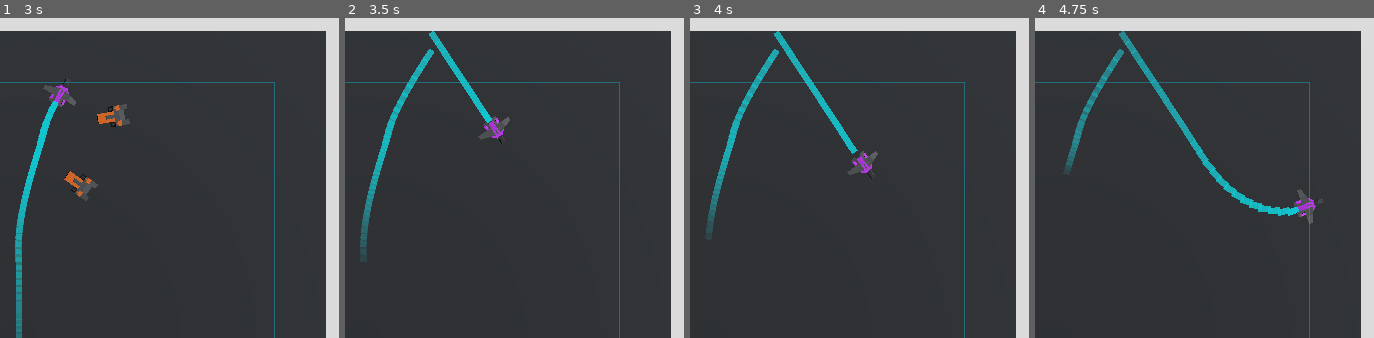
Above: before the commit, frames 1-4 (left to right).
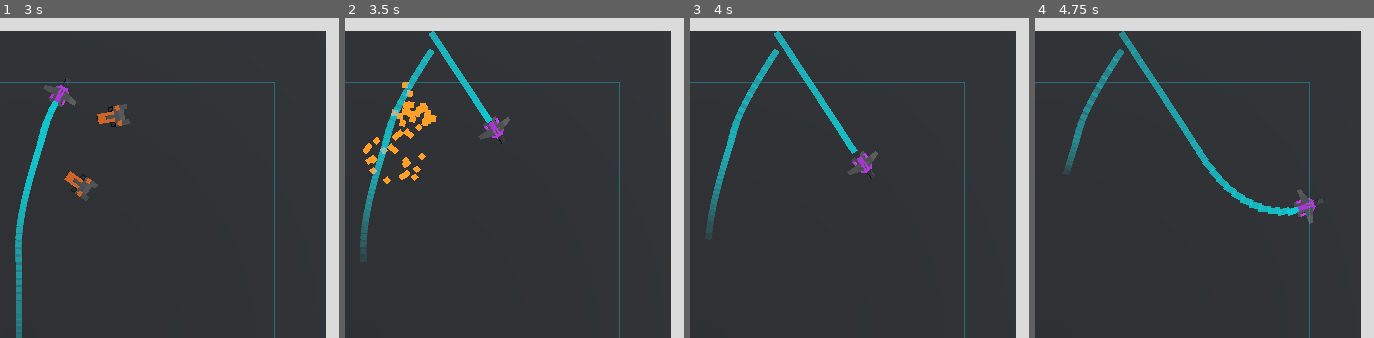
Above: after the commit, the same moments.

Repository: voithos/neoncycles
Game: Godot game, scene res://scenes/Arena.tscn
Two runs of this game, one before a commit and one after it. Both use one fixed random seed, a clock stepped at 60 frames per second and the inputs below. Sound files missing from this copy of the repository are replaced by a short silence.
Inputs:
- Up to frame 1 (3 s): tap Enter at 0.5, 2.75 s; hold Right (turn_right) 0.53-1.28 s; tap P every 0.75 s from 0.6 to 2.85 s; tap Space at 1.25 s; hold Down (slow_down) 1.28-2.03 s; hold Right (turn_right) 2.03-2.78 s; hold Up (speed_up) from 2.78 s (still down)
- Up to frame 2 (3.5 s): keep holding Up (speed_up)
- Up to frame 3 (4 s): release Up (speed_up) at 3.53 s; hold Left (turn_left) from 3.53 s (still down); tap P at 3.6 s
- Up to frame 4 (4.75 s): keep holding Left (turn_left); tap Space at 4.25 s; tap P at 4.35 s
The pictures show only the part of the screen within x 47-97%, y 0-50%; the shares and areas given below are measured in that part.

Frame 1 is identical in both runs. In frame 2, 1.2% of the frame differs, in the area x 5-28%, y 20-52%; in frame 3, less than 0.1%; in frame 4, less than 0.1%.

Commit message:
Add death explosion.

Diff:
--- a/project.godot
+++ b/project.godot
@@ -18,6 +18,7 @@
 
 Screen="*res://scripts/Screen.gd"
 MaterialStore="*res://scripts/MaterialStore.gd"
+Music="*res://scripts/Music.gd"
 
 [display]
 
--- /dev/null
+++ b/scenes/Arena.gd
@@ -0,0 +1,4 @@
+extends Spatial
+
+func _ready():
+    Music.play_battle()
--- a/scenes/Arena.tscn
+++ b/scenes/Arena.tscn
@@ -1,9 +1,10 @@
-[gd_scene load_steps=11 format=2]
+[gd_scene load_steps=12 format=2]
 
 [ext_resource path="res://scenes/Player.tscn" type="PackedScene" id=1]
 [ext_resource path="res://assets/dark.material" type="Material" id=2]
 [ext_resource path="res://scenes/Drone.tscn" type="PackedScene" id=3]
 [ext_resource path="res://scenes/EnemySpawn.tscn" type="PackedScene" id=4]
+[ext_resource path="res://scenes/Arena.gd" type="Script" id=5]
 
 [sub_resource type="BoxShape" id=1]
 extents = Vector3( 25, 1, 25 )
@@ -25,6 +26,7 @@
 ambient_light_energy = 0.0
 
 [node name="Arena" type="Spatial"]
+script = ExtResource( 5 )
 
 [node name="Floor" type="StaticBody" parent="."]
 
--- a/scenes/Craft.gd
+++ b/scenes/Craft.gd
@@ -10,8 +10,15 @@
 var direction = Vector3.FORWARD
 
 var last_trail = 0.0
+var is_dying = false
+
+func _ready():
+    if has_node("Explosion"):
+        $Explosion.emitting = false
 
 func _move_and_bounce():
+    if is_dying:
+        return
     look_at(translation + 100*direction, Vector3.UP)
 
     velocity = direction * current_speed
@@ -56,4 +63,12 @@
     t.look_at(translation, Vector3.UP)
 
 func _die():
+    if is_dying:
+        return
+    is_dying = true
+    if has_node("Explosion"):
+        $Explosion.one_shot = true
+        $Explosion.emitting = true
+        $Mesh.hide()
+        yield(get_tree().create_timer(0.5), "timeout")
     queue_free()
--- a/scenes/Drone.gd
+++ b/scenes/Drone.gd
@@ -38,6 +38,5 @@
 func _on_Hitbox_body_entered(body):
     _die()
 
-
 func _on_Hitbox_area_entered(area):
     _die()
--- a/scenes/Drone.tscn
+++ b/scenes/Drone.tscn
@@ -1,7 +1,8 @@
-[gd_scene load_steps=5 format=2]
+[gd_scene load_steps=8 format=2]
 
 [ext_resource path="res://scenes/DroneCraft.tscn" type="PackedScene" id=1]
 [ext_resource path="res://scenes/Drone.gd" type="Script" id=2]
+[ext_resource path="res://scenes/Explosion.tscn" type="PackedScene" id=3]
 
 [sub_resource type="CylinderShape" id=1]
 radius = 1.25
@@ -10,6 +11,19 @@
 [sub_resource type="CylinderShape" id=2]
 height = 0.75
 
+[sub_resource type="SpatialMaterial" id=3]
+flags_transparent = true
+albedo_color = Color( 0.870588, 0.541176, 0.113725, 1 )
+emission_enabled = true
+emission = Color( 0.756863, 0.447059, 0.0823529, 1 )
+emission_energy = 1.0
+emission_operator = 0
+emission_on_uv2 = false
+
+[sub_resource type="CubeMesh" id=4]
+material = SubResource( 3 )
+size = Vector3( 0.5, 0.5, 0.5 )
+
 [node name="Drone" type="Spatial"]
 
 [node name="Body" type="KinematicBody" parent="."]
@@ -17,7 +31,7 @@
 collision_mask = 4
 script = ExtResource( 2 )
 
-[node name="DroneCraft" parent="Body" instance=ExtResource( 1 )]
+[node name="Mesh" parent="Body" instance=ExtResource( 1 )]
 
 [node name="CollisionShape" type="CollisionShape" parent="Body"]
 transform = Transform( 1, 0, 0, 0, 1, 0, 0, 0, 1, 0, 0.375, 0 )
@@ -31,5 +45,8 @@
 transform = Transform( 1, 0, 0, 0, 1, 0, 0, 0, 1, 0, 0.375, 0 )
 shape = SubResource( 2 )
 
+[node name="Explosion" parent="Body" instance=ExtResource( 3 )]
+draw_pass_1 = SubResource( 4 )
+
 [connection signal="area_entered" from="Body/Hitbox" to="Body" method="_on_Hitbox_area_entered"]
 [connection signal="body_entered" from="Body/Hitbox" to="Body" method="_on_Hitbox_body_entered"]
--- /dev/null
+++ b/scenes/Explosion.tscn
@@ -0,0 +1,39 @@
+[gd_scene load_steps=6 format=2]
+
+[sub_resource type="Curve" id=1]
+_data = [ Vector2( 0, 1 ), 0.0, 0.0, 0, 0, Vector2( 1, 0 ), -2.34909, 0.0, 0, 0 ]
+
+[sub_resource type="CurveTexture" id=2]
+curve = SubResource( 1 )
+
+[sub_resource type="ParticlesMaterial" id=3]
+emission_shape = 1
+emission_sphere_radius = 1.0
+direction = Vector3( 0, 1, 0 )
+spread = 90.0
+gravity = Vector3( 0, 0, 0 )
+initial_velocity = 10.0
+initial_velocity_random = 0.37
+damping = 7.0
+scale_random = 0.26
+scale_curve = SubResource( 2 )
+
+[sub_resource type="SpatialMaterial" id=6]
+flags_transparent = true
+albedo_color = Color( 0.635294, 0.113725, 0.870588, 1 )
+emission_enabled = true
+emission = Color( 0.45098, 0.0823529, 0.756863, 1 )
+emission_energy = 1.0
+emission_operator = 0
+emission_on_uv2 = false
+
+[sub_resource type="CubeMesh" id=5]
+material = SubResource( 6 )
+size = Vector3( 0.5, 0.5, 0.5 )
+
+[node name="Explosion" type="Particles"]
+amount = 30
+lifetime = 0.5
+explosiveness = 0.9
+process_material = SubResource( 3 )
+draw_pass_1 = SubResource( 5 )
--- a/scenes/Player.tscn
+++ b/scenes/Player.tscn
@@ -1,7 +1,8 @@
-[gd_scene load_steps=5 format=2]
+[gd_scene load_steps=6 format=2]
 
 [ext_resource path="res://scenes/PlayerCraft.tscn" type="PackedScene" id=1]
 [ext_resource path="res://scenes/Player.gd" type="Script" id=2]
+[ext_resource path="res://scenes/Explosion.tscn" type="PackedScene" id=3]
 
 [sub_resource type="CylinderShape" id=1]
 height = 0.75
@@ -14,7 +15,7 @@
 [node name="Body" type="KinematicBody" parent="."]
 script = ExtResource( 2 )
 
-[node name="PlayerCraft" parent="Body" instance=ExtResource( 1 )]
+[node name="Mesh" parent="Body" instance=ExtResource( 1 )]
 
 [node name="CollisionShape" type="CollisionShape" parent="Body"]
 transform = Transform( 1, 0, 0, 0, 1, 0, 0, 0, 1, 0, 0.375, 0 )
@@ -32,5 +33,7 @@
 transform = Transform( 1, 0, 0, 0, 0.866025, 0.5, 0, -0.5, 0.866025, 0, 6, 5 )
 current = true
 
+[node name="Explosion" parent="Body" instance=ExtResource( 3 )]
+
 [connection signal="area_entered" from="Body/Hitbox" to="Body" method="_on_Hitbox_area_entered"]
 [connection signal="body_entered" from="Body/Hitbox" to="Body" method="_on_Hitbox_body_entered"]
--- a/scripts/Music.gd
+++ b/scripts/Music.gd
@@ -1,16 +1,101 @@
 extends Node
 
+# Music management.
 
-# Declare member variables here. Examples:
-# var a = 2
-# var b = "text"
+const FADE_TIME = 10
+const MIN_DB = -80.0
+const MUSIC_DB = -24.0
 
+class MusicBox extends Node:
+    var player
+    # We have two players to allow simultaneous playback into effects-based
+    # audio buses.
+    var alt_player
+    var tween
+    var last_playback_pos = 0
 
-# Called when the node enters the scene tree for the first time.
+    func _init(stream):
+        player = AudioStreamPlayer.new()
+        alt_player = AudioStreamPlayer.new()
+        add_child(player)
+        add_child(alt_player)
+        player.bus = "Music"
+        alt_player.bus = "MusicAlt"
+        player.stream = stream
+        alt_player.stream = stream
+        player.volume_db = MIN_DB
+        alt_player.volume_db = MIN_DB
+
+        tween = Tween.new()
+        add_child(tween)
+        self.tween.connect("tween_completed", self, "on_fade_complete")
+
+    func set_volume_db(volume_db):
+        player.volume_db = volume_db
+        alt_player.volume_db = volume_db
+
+    func fade_in():
+        player.play(last_playback_pos)
+        alt_player.play(last_playback_pos)
+        last_playback_pos = 0
+        tween.remove_all()
+        tween.interpolate_method(self, "set_volume_db", player.volume_db, MUSIC_DB, \
+                FADE_TIME, Tween.TRANS_EXPO, Tween.EASE_OUT)
+        tween.start()
+
+    func fade_out():
+        tween.remove_all()
+        tween.interpolate_method(self, "set_volume_db", player.volume_db, MIN_DB, \
+                FADE_TIME, Tween.TRANS_EXPO, Tween.EASE_IN)
+        tween.start()
+
+    func is_active():
+        return tween.is_active()
+
+    func play():
+        player.volume_db = MUSIC_DB
+        alt_player.volume_db = MUSIC_DB
+        player.play()
+        alt_player.play()
+
+    func on_fade_complete(_object, _key):
+        if player.volume_db == MIN_DB:
+            tween.remove_all()
+            last_playback_pos = player.get_playback_position()
+            player.stop()
+            alt_player.stop()
+
+# Add music here
+var battle = preload("res://assets/battle.ogg")
+var menu = preload("res://assets/menu.ogg")
+
+var menu_musicbox
+var battle_musicbox
+
+# The last MusicBox that was active.
+var last_musicbox = null
+
+const MUSIC_MENU = "MENU"
+const MUSIC_BATTLE = "BATTLE"
+var current_music = null
+
 func _ready():
-    pass # Replace with function body.
+    _load_music()
 
+func _load_music():
+    battle_musicbox = MusicBox.new(battle)
+    add_child(battle_musicbox)
+    menu_musicbox = MusicBox.new(menu)
+    add_child(menu_musicbox)
 
-# Called every frame. 'delta' is the elapsed time since the previous frame.
-#func _process(delta):
-#    pass
+func play_menu():
+    if current_music != MUSIC_MENU:
+        menu_musicbox.play()
+        current_music = MUSIC_MENU
+        last_musicbox = menu_musicbox
+
+func play_battle():
+      if current_music != MUSIC_BATTLE:
+        battle_musicbox.play()
+        current_music = MUSIC_BATTLE
+        last_musicbox = battle_musicbox
Not shown, changed: ATTRIBUTION.md
Not shown, changed: TODO.md
